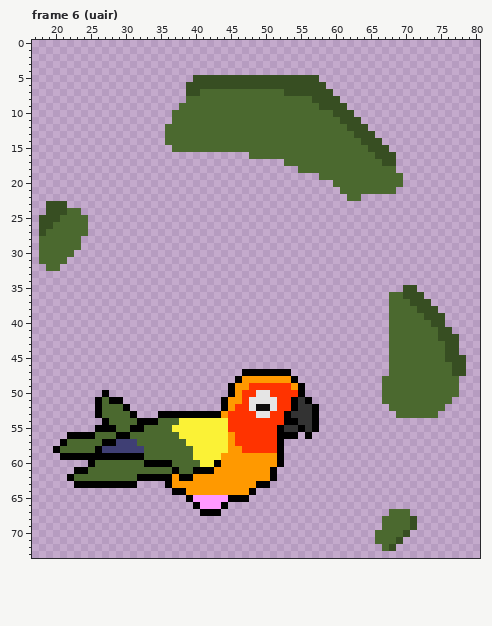
File history of a pixel-art file, Citrus/aseprite/citrus_roa_big.aseprite. That is the earlier state.
96x80 pixels, 19 frames. Shown: frame 6 (uair): x 17..80, y 0..73. The commit also changed other frames, which this record leaves out.
And afterwards:
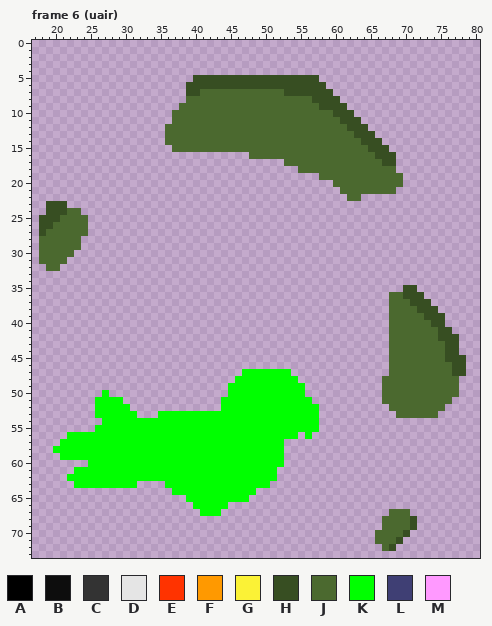
Palette (. is transparent): A #000000  B #0d0d0d  C #333333  D #e5e5e5  E #ff3300  F #ff9900  G #fbf236  H #374e22  J #4b692f  K #00ff00  L #3f3f74  M #ff99ff
The exact change:
layer "hurtbox" now shown
Frame 6 (uair), layer "hurtbox":
y 47: x 47..53 AAAAAAA -> KKKKKKK
y 48: x 46..54 AFFFFFFFA -> KKKKKKKKK
y 49: x 45..55 AFFEEEEEEFA -> KKKKKKKKKKK
y 50: x 27 A -> K; x 45..55 AFEEDDEEEEA -> KKKKKKKKKKK
y 51: x 26..29 AJAA -> KKKK; x 44..56 AFFEDDDDEEACA -> KKKKKKKKKKKKK
y 52: x 26..30 AJJJA -> KKKKK; x 44..57 AFEEDBBDEEACCA -> KKKKKKKKKKKKKK
y 53: x 26..31 AJJJJA -> KKKKKK; x 35..57 AAAAAAAAAFEEEEDDEEACCCA -> KKKKKKKKKKKKKKKKKKKKKKK
y 54: x 27..57 AJJJJAAAJJJGGGGGGGEEEEEEEEAACCA -> KKKKKKKKKKKKKKKKKKKKKKKKKKKKKKK
y 55: x 26..57 AAAJJAAJJJJGGGGGGGGEEEEEEEACCACA -> KKKKKKKKKKKKKKKKKKKKKKKKKKKKKKKK
y 56: x 22..54 AAAAJJJAAJJJJJJJGGGGGGGFEEEEEEAAA -> KKKKKKKKKKKKKKKKKKKKKKKKKKKKKKKKK; x 56 A -> K
y 57: x 21..52 AJJJJJAALLLJJJJJJJGGGGGGFEEEEEEA -> KKKKKKKKKKKKKKKKKKKKKKKKKKKKKKKK
y 58: x 20..52 AJJJJJALLLLLLJJJJJJJGGGGGFFEEEEEA -> KKKKKKKKKKKKKKKKKKKKKKKKKKKKKKKKK
y 59: x 21..52 AAAAAAAAAAAAJJJJJJJGGGGFFFFFFFFA -> KKKKKKKKKKKKKKKKKKKKKKKKKKKKKKKK
y 60: x 25..52 AJJJJJJJAAAAJJJJGGAFFFFFFFFA -> KKKKKKKKKKKKKKKKKKKKKKKKKKKK
y 61: x 23..51 AAJJJJJJJJJJJJAJJAAAFFFFFFFFA -> KKKKKKKKKKKKKKKKKKKKKKKKKKKKK
y 62: x 22..51 AJJJJJJJJJAAAAAFAAFFFFFFFFFFFA -> KKKKKKKKKKKKKKKKKKKKKKKKKKKKKK
y 63: x 23..31 AAAAAAAAA -> KKKKKKKKK; x 36..50 AFFFFFFFFFFFFAA -> KKKKKKKKKKKKKKK
y 64: x 37..48 AAFFFFFFFFFA -> KKKKKKKKKKKK
y 65: x 39..47 AMMMMMAAA -> KKKKKKKKK
y 66: x 40..44 AMMMA -> KKKKK
y 67: x 41..43 AAA -> KKK
Where, in picture pixels (left, top, right, bottom), the same in both pictures:
changed: (53, 369, 319, 516)
